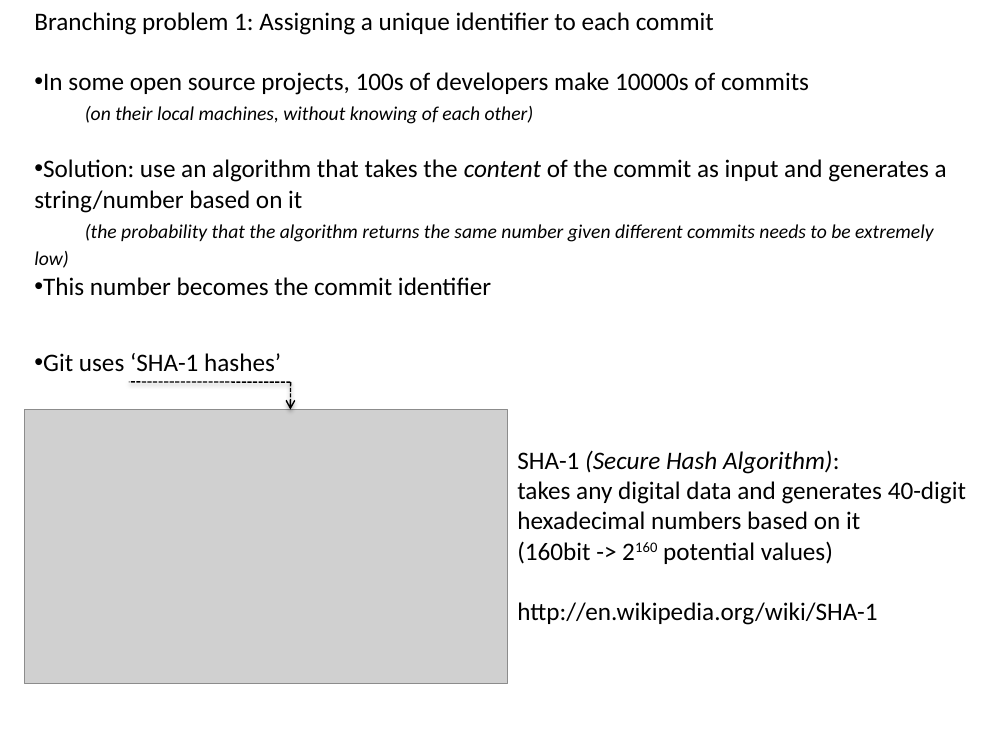
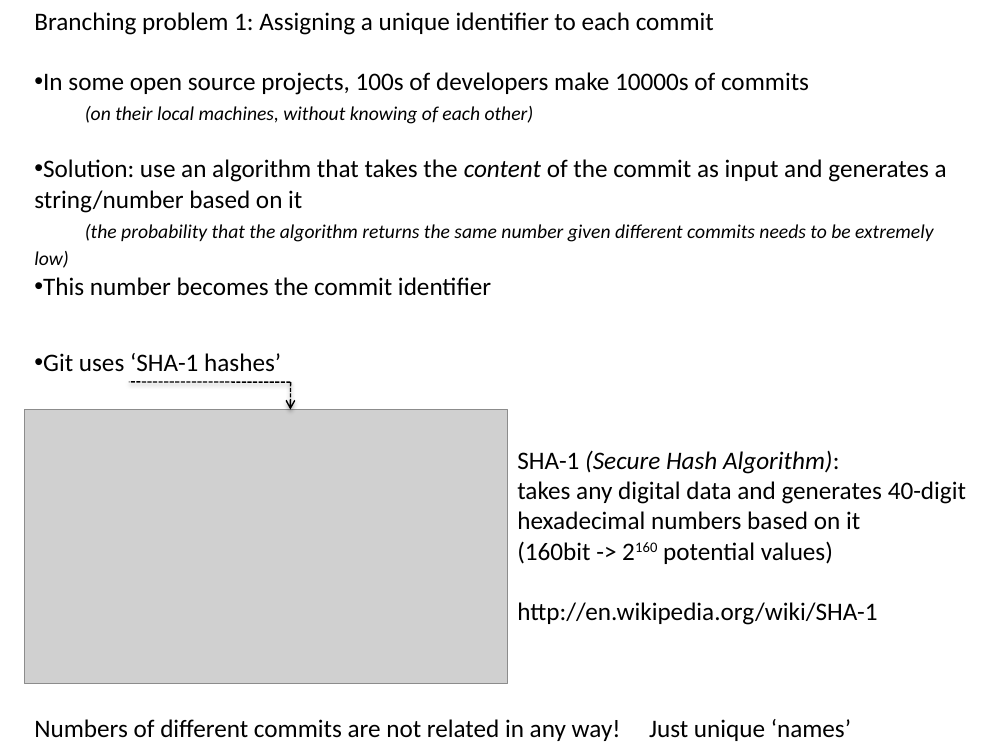
Before and after one commit to flosopher/gittalk, a slide deck: slide 11 of git_python_kurs.pptx (slide 10 before the commit). Drawn at 1008x756 pixels with LibreOffice and Linux fonts; fonts in the diff are those of the drawing; grey boxes stand for pictures. Boxes give left, top, right and bottom in pixels: in the first picture for what was removed or moved away, otherwise in the second. Text is boxed around its words. In the diff, an @@ line names an element or a change of style, - is before the commit and + after.

```diff
--- a/git_python_kurs.pptx
+++ b/git_python_kurs.pptx
@@ text added at box(34, 719, 851, 741), 18 pt, text #000000 @@
+Numbers of different commits are not related in any way! Just unique ‘names’
```
Also in this commit, not shown: 9 other slides changed, 1 slide added.
